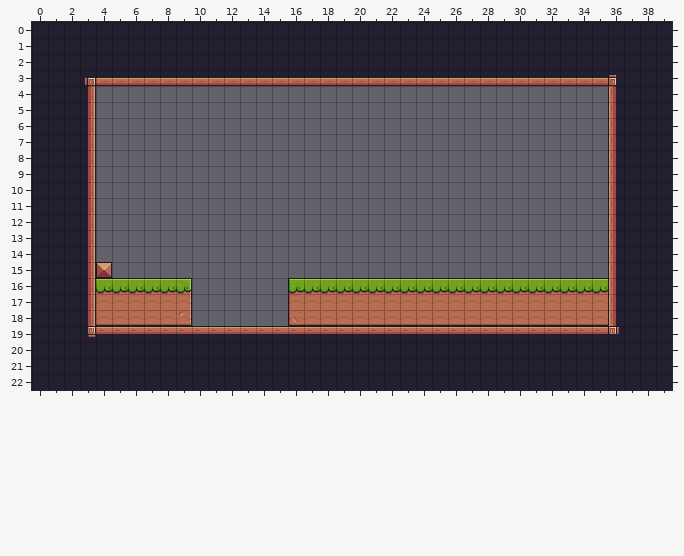
Two states of a Tiled map, assets/tiles/Level-01.tmx. The first picture shows the starting point.
Cells are 16x16 px. Shown: x 0..39, y 0..22.
The result:
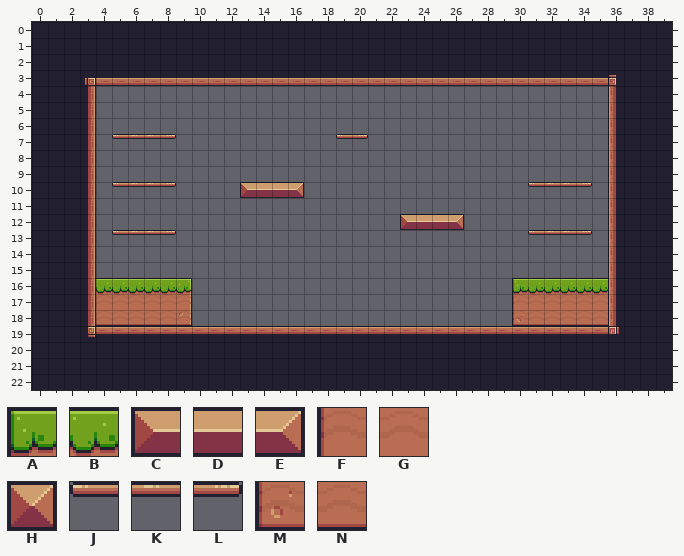
Key: from "Pixel Adventure": A 6, B 7, C 12, D 13, E 14, F 28, G 29, H 34, J 39, K 40, L 41, M 50, N 51.
_ is an empty cell.
The edit:
Layer "Background":
Tile B becomes tile A in row 16 at x 30.
The author put tile C in row 10 at x 13; in row 12 at x 23.
The author put tile D in row 10 at x 14 to 15; in row 12 at x 24 to 25.
The author put tile E in row 10 at x 16; in row 12 at x 26.
Tile G becomes tile F in row 17 at x 30.
The author put tile J in row 7 at x 5 and 19; in row 10 at x 5 and 31; in row 13 at x 5 and 31.
The author put tile K in row 7 at x 6 to 7; in row 10 at x 6 to 7 and 32 to 33; in row 13 at x 6 to 7 and 32 to 33.
The author put tile L in row 7 at x 8 and 20; in row 10 at x 8 and 34; in row 13 at x 8 and 34.
Tile N becomes tile M in row 18 at x 30.
The edit erases tile A in row 16 at x 16.
The edit erases tile B in row 16 at x 17 to 29.
The edit erases tile F in row 17 at x 16.
The edit erases tile G in row 17 at x 17 to 29.
The edit erases tile H in row 15 at x 4.
The edit erases tile M in row 18 at x 16.
The edit erases tile N in row 18 at x 17 to 29.
